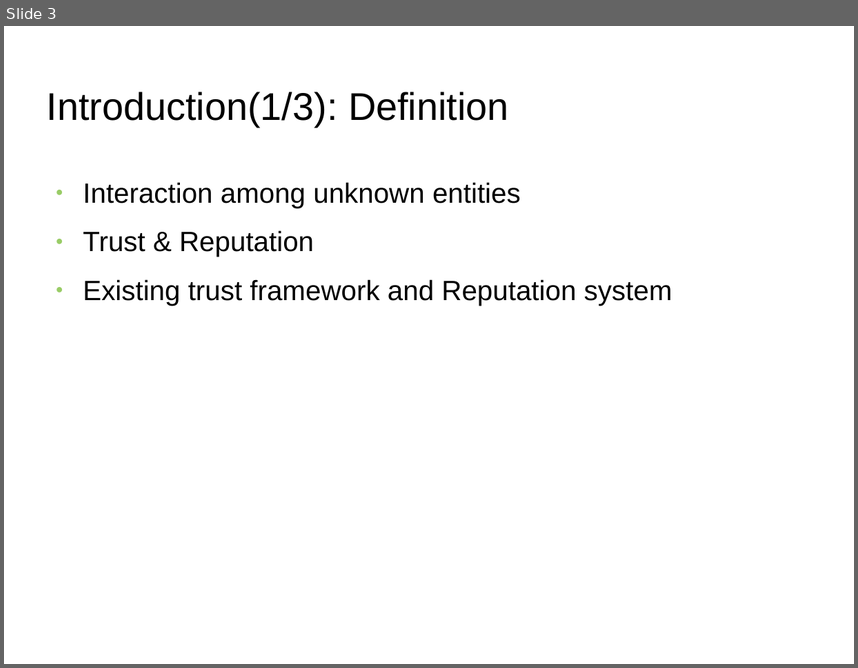
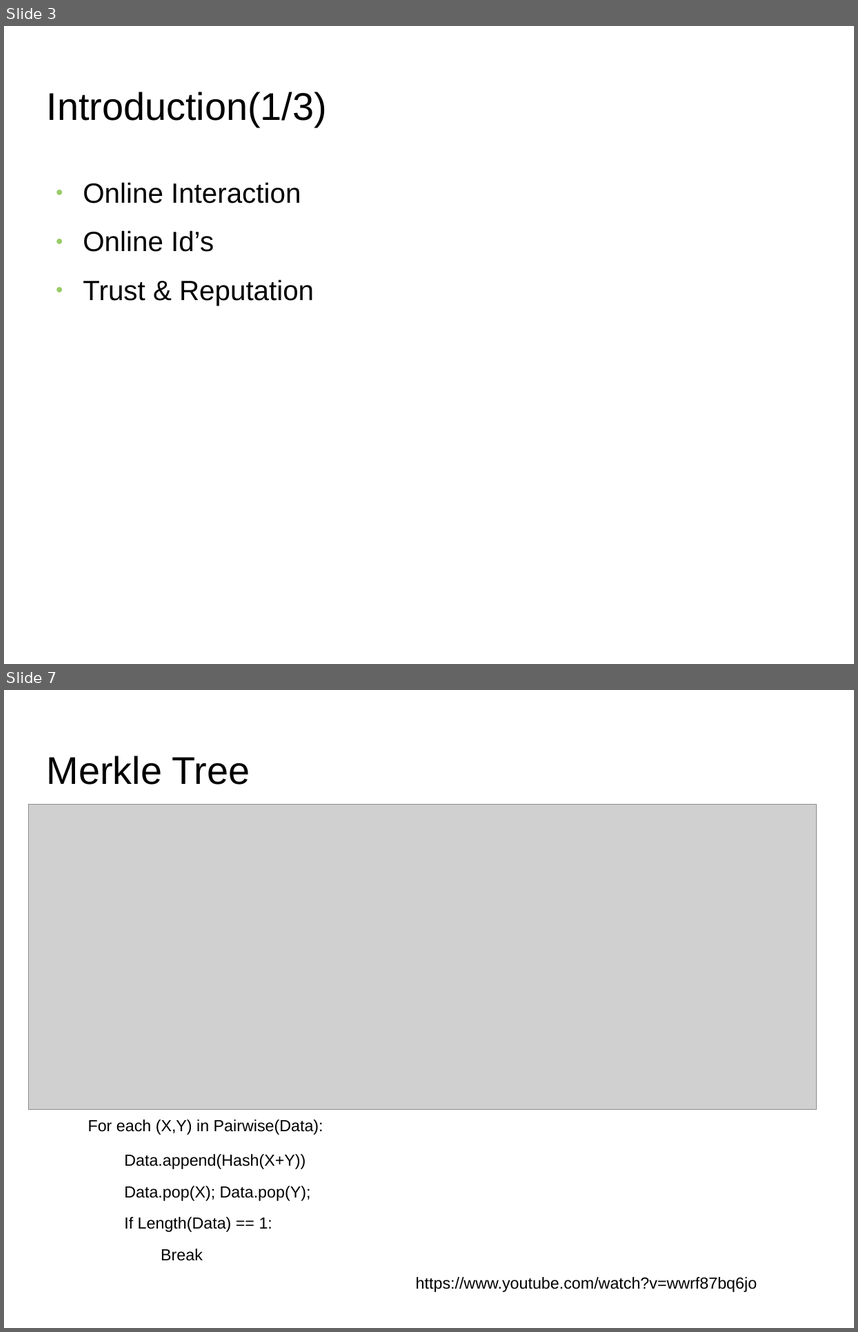
Before and after one commit to s2-t2/blockchain_reputation_system, a slide deck: documents/Presentation/Presentation.odp. Shown one above the other, each under a label of ours: slide 3 before the commit, slides 3 and 7 after it; the slides between them are not shown. The pictures are 858x668 and 858x1332 pixels, drawn with LibreOffice and Linux fonts; fonts in the diff are those of the drawing; grey boxes stand for pictures; background and template pictures are left out. Boxes give left, top, right and bottom in pixels: in the first picture for what was removed or moved away, otherwise in the second. Text is boxed around its words. In the diff, an @@ line names an element or a change of style, - is before the commit and + after.

```diff
--- a/documents/Presentation/Presentation.odp
+++ b/documents/Presentation/Presentation.odp
@@ slide 7 added at [4, 690, 854, 1328], background picture (left out) @@
@@ title added at [47, 756, 250, 785], 36 pt, text #000000 @@
+Merkle Tree
@@ picture added at [29, 804, 817, 1109] @@
@@ text added at [88, 1119, 757, 1292], 15 pt, text #000000 @@
+For each (X,Y) in Pairwise(Data):
+  Data.append(Hash(X+Y))
+  Data.pop(X); Data.pop(Y);
+  If Length(Data) == 1:
+    Break
+                https://www.youtube.com/watch?v=wwrf87bq6jo
@@ slide 3 changed as well @@
@@ title at [47, 92, 328, 127]: text changed @@
-Introduction(1/3): Definition
+Introduction(1/3)
@@ text at [83, 182, 301, 252]: text changed @@
-● Interaction among unknown entities
+● Online Interaction
+● Online Id’s
@@ text at [83, 279, 673, 305]: paragraph removed @@
-● Existing trust framework and Reputation system
```
Also in this commit, not shown: 5 other slides changed, 16 other slides added, 5 slides removed, 10 other files.
